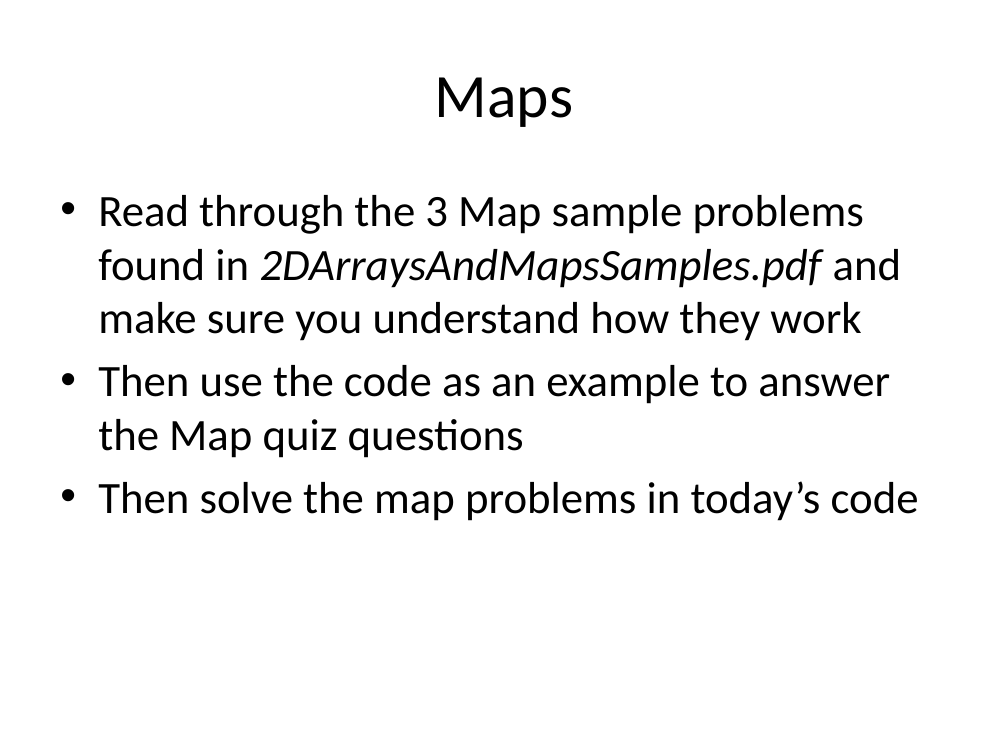
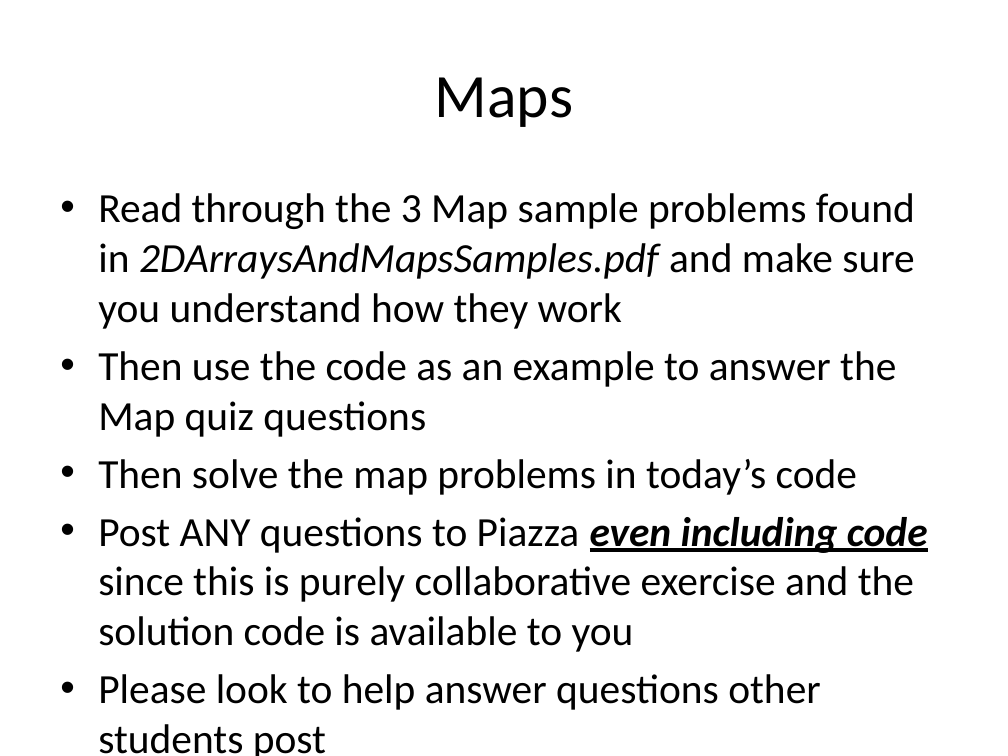
Before and after one commit to RHIT-CSSE/csse220, a slide deck: slide 8 of ClassMaterials/2DArraysAndMaps/Slides/Part3-Maps.pptx. Drawn at 1008x756 pixels with LibreOffice and Linux fonts; fonts in the diff are those of the drawing. Boxes give left, top, right and bottom in pixels: in the first picture for what was removed or moved away, otherwise in the second. Text is boxed around its words. In the diff, an @@ line names an element or a change of style, - is before the commit and + after.

```diff
--- a/ClassMaterials/2DArraysAndMaps/Slides/Part3-Maps.pptx
+++ b/ClassMaterials/2DArraysAndMaps/Slides/Part3-Maps.pptx
@@ text at (98, 193, 915, 495): size 32 to 29.6 pt in "Read through the 3 Map sample problems ...", "Then use the code as an example ...", "Then solve the map problems in today’s ..." @@
@@ text at (98, 517, 928, 756): paragraphs added @@
+• Post ANY questions to Piazza even including code since this is purely collaborative exercise and the solution code is available to you
+• Please look to help answer questions other students post
```
Also in this commit, not shown: 3 other slides changed, 2 slides added, 1 slide removed, 2 other files.
